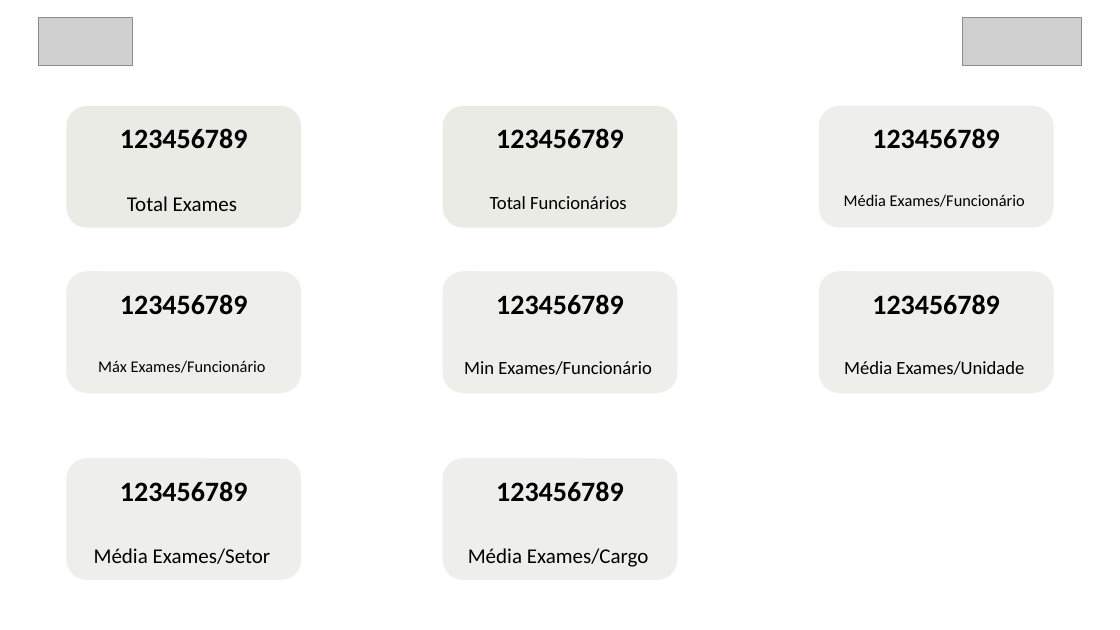
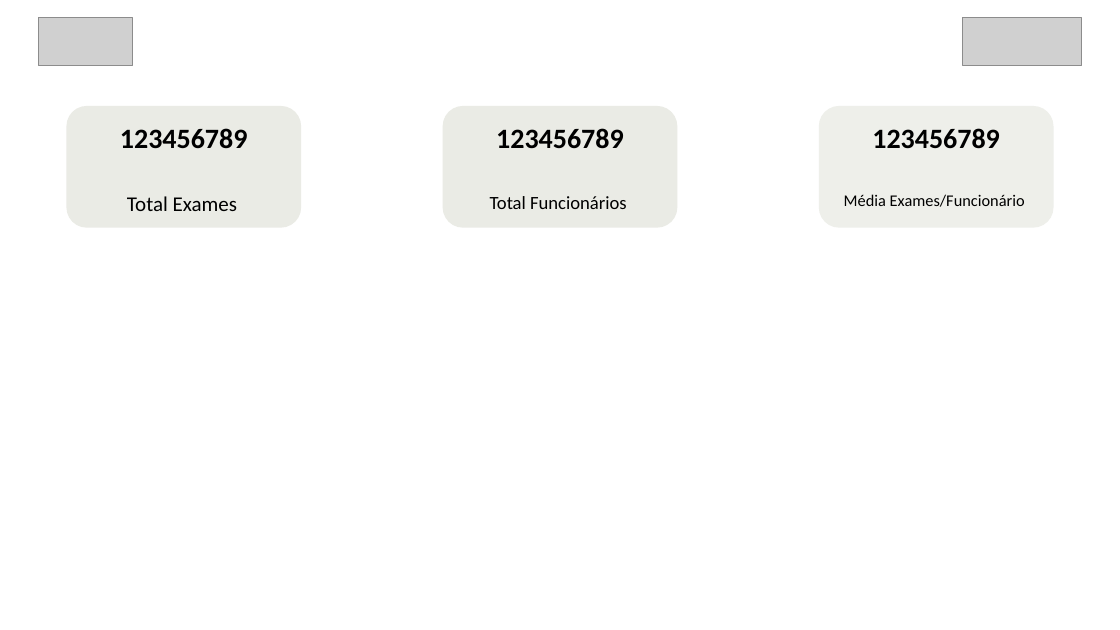
Before and after one commit to programadorGRS/GRS_Manager, a slide deck: slide 2 of src/main/conv_exames/ppt/base_conv_exames_v2.pptx. Drawn at 1120x630 pixels with LibreOffice and Linux fonts; fonts in the diff are those of the drawing; grey boxes stand for pictures; background and template pictures are left out. Boxes give left, top, right and bottom in pixels: in the first picture for what was removed or moved away, otherwise in the second. Text is boxed around its words. In the diff, an @@ line names an element or a change of style, - is before the commit and + after.

```diff
--- a/src/main/conv_exames/ppt/base_conv_exames_v2.pptx
+++ b/src/main/conv_exames/ppt/base_conv_exames_v2.pptx
@@ rounded rectangle removed at box(66, 271, 301, 393) @@
@@ text removed at box(120, 294, 248, 315) @@
-123456789
@@ rounded rectangle removed at box(443, 271, 677, 393) @@
@@ text removed at box(496, 294, 624, 315) @@
-123456789
@@ rounded rectangle removed at box(819, 271, 1054, 393) @@
@@ text removed at box(872, 294, 1000, 315) @@
-123456789
@@ text removed at box(98, 360, 266, 373) @@
-Máx Exames/Funcionário
@@ text removed at box(464, 361, 652, 375) @@
-Min Exames/Funcionário
@@ text removed at box(844, 361, 1024, 375) @@
-Média Exames/Unidade
@@ rounded rectangle removed at box(66, 459, 301, 581) @@
@@ rounded rectangle removed at box(443, 459, 677, 581) @@
@@ text removed at box(120, 481, 248, 502) @@
-123456789
@@ text removed at box(496, 481, 624, 502) @@
-123456789
@@ text removed at box(94, 548, 271, 564) @@
-Média Exames/Setor
@@ text removed at box(468, 548, 649, 567) @@
-Média Exames/Cargo
```
Also in this commit, not shown: 3 other slides changed.
